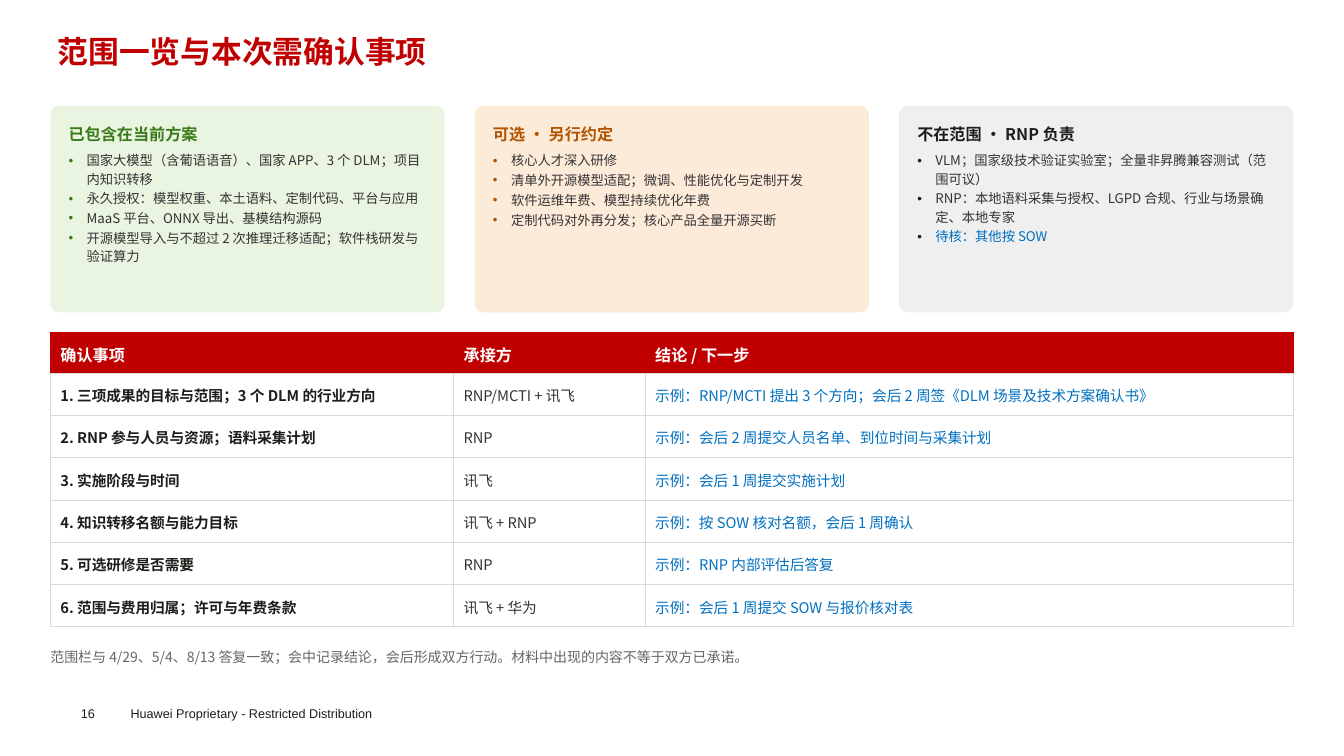
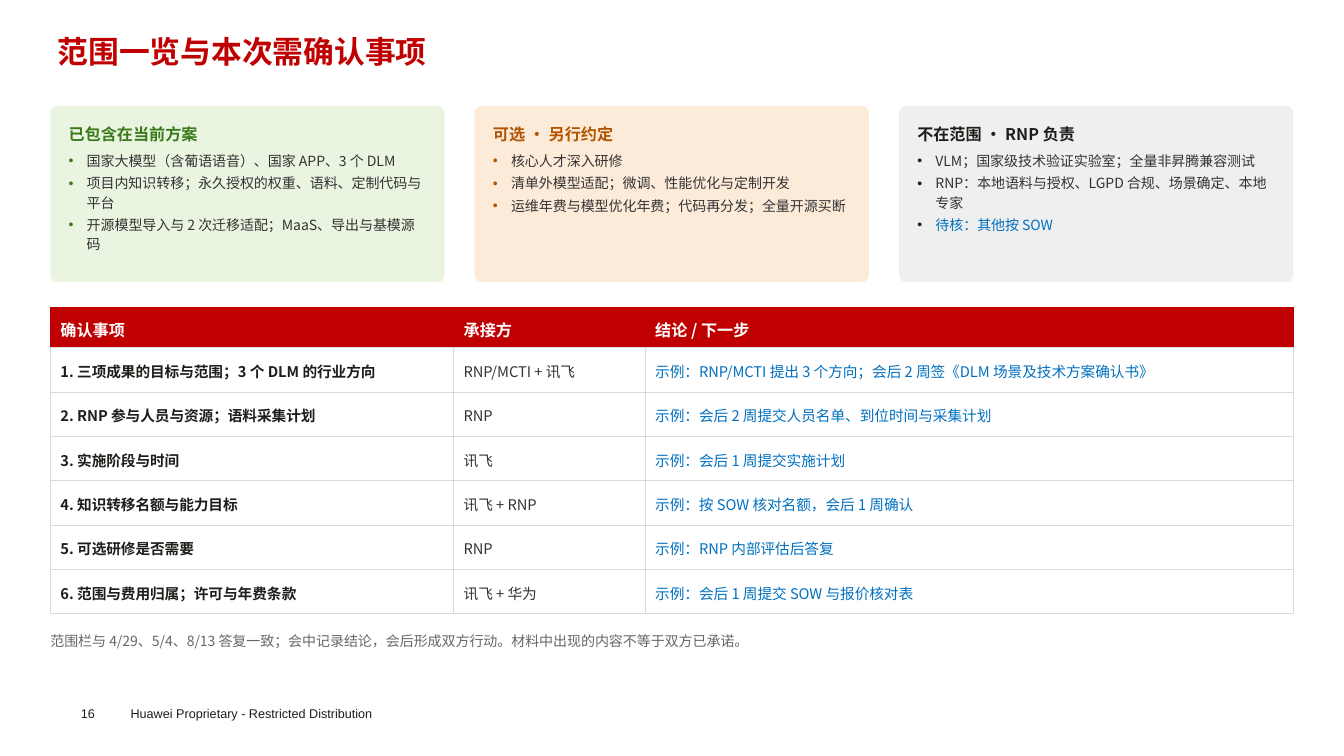
Before and after one commit to chyhcs/wyyh, a slide deck: slide 16 of RNP-讯飞交流-会议版.pptx. Drawn at 1344x756 pixels with LibreOffice and Linux fonts; fonts in the diff are those of the drawing; background and template pictures are left out. Boxes give left, top, right and bottom in pixels: in the first picture for what was removed or moved away, otherwise in the second. Text is boxed around its words. In the diff, an @@ line names an element or a change of style, - is before the commit and + after.

```diff
--- a/RNP-讯飞交流-会议版.pptx
+++ b/RNP-讯飞交流-会议版.pptx
@@ rounded rectangle: place and size @@
-rounded rectangle at bbox=[50, 106, 445, 313]
+rounded rectangle at bbox=[50, 106, 445, 282]
@@ rounded rectangle: place and size @@
-rounded rectangle at bbox=[475, 106, 869, 313]
+rounded rectangle at bbox=[475, 106, 869, 282]
@@ rounded rectangle: place and size @@
-rounded rectangle at bbox=[899, 106, 1294, 313]
+rounded rectangle at bbox=[899, 106, 1294, 282]
@@ text at bbox=[87, 154, 422, 250]: text changed; size 9.5 to 10 pt @@
-• 国家大模型（含葡语语音）、国家 APP、3 个 DLM；项目内知识转移
-• 永久授权：模型权重、本土语料、定制代码、平台与应用
-• MaaS 平台、ONNX 导出、基模结构源码
-• 开源模型导入与不超过 2 次推理迁移适配；软件栈研发与验证算力
+• 国家大模型（含葡语语音）、国家 APP、3 个 DLM
+• 项目内知识转移；永久授权的权重、语料、定制代码与平台
+• 开源模型导入与 2 次迁移适配；MaaS、导出与基模源码
@@ text at bbox=[511, 176, 846, 213]: text changed; size 9.5 to 10 pt @@
-• 清单外开源模型适配；微调、性能优化与定制开发
-• 软件运维年费、模型持续优化年费
-• 定制代码对外再分发；核心产品全量开源买断
+• 清单外模型适配；微调、性能优化与定制开发
+• 运维年费与模型优化年费；代码再分发；全量开源买断
@@ text at bbox=[511, 154, 623, 167]: size 9.5 to 10 pt in "核心人才深入研修"; more space between paragraphs @@
@@ text at bbox=[935, 154, 1267, 209]: text changed; size 9.5 to 10 pt @@
-• VLM；国家级技术验证实验室；全量非昇腾兼容测试（范围可议）
-• RNP：本地语料采集与授权、LGPD 合规、行业与场景确定、本地专家
+• VLM；国家级技术验证实验室；全量非昇腾兼容测试
+• RNP：本地语料与授权、LGPD 合规、场景确定、本地专家
@@ text at bbox=[935, 218, 1053, 231]: size 9.5 to 10 pt in "待核：其他按 SOW"; more space between paragraphs @@
@@ table: place and size @@
-table at bbox=[50, 333, 1294, 627]
+table at bbox=[50, 308, 1294, 614]
@@ text "范围栏与 4/29、5/4、8/13 答复一致；会中记录结论，会后形成双方行动。材料中出现的内容不等于双方已承诺。": place and size @@
-text "范围栏与 4/29、5/4、8/13 答复一致；会中记录结论，会后形成双方行动。材料中出现的内容不等于双方已承诺。" at bbox=[50, 650, 749, 665]
+text "范围栏与 4/29、5/4、8/13 答复一致；会中记录结论，会后形成双方行动。材料中出现的内容不等于双方已承诺。" at bbox=[50, 634, 749, 649]
```
Also in this commit, not shown: 8 other slides changed, 1 other file.
